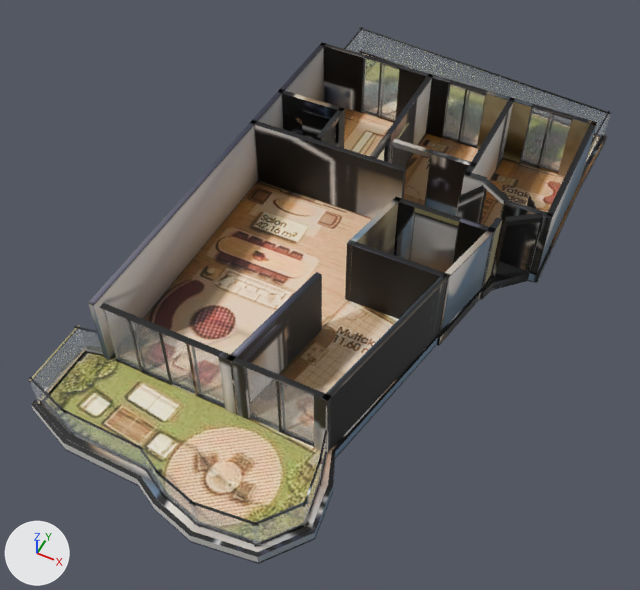
One commit to the glTF model _bake/glb/ortak-5/model.glb: the scene before it, then after it.
Both versions are drawn from a 50 mm lens placed at (7.4, -17.4, 19.2), pointed at (-0.4, -1.8, -0.3). Lighting does not change. The marker at lower left points along +X, +Y and +Z. The older version comes first. Where no turn or scale is listed for an object, it has been applied to the vertices. Vertices at exactly the same position are counted once.

Script lines for the objects in view, before the commit:
```python
mat_baked = bpy.data.materials.new('baked')
mat_baked.use_nodes = True; mat_baked.node_tree.nodes.clear()
_N = mat_baked.node_tree.nodes; _L = mat_baked.node_tree.links
n0 = _N.new('ShaderNodeBsdfPrincipled'); n0.name = 'Principled BSDF'
n1 = _N.new('ShaderNodeOutputMaterial'); n1.name = 'Material Output'
n2 = _N.new('ShaderNodeTexImage'); n2.name = 'Image Texture'
n2.image = img_model_glb
n3 = _N.new('ShaderNodeMapping'); n3.name = 'Mapping'
n3.inputs[1].default_value = (0.00118, -14.97, 0.0)  # 'Location'
n3.inputs[3].default_value = (15.46, 15.97, 1.0)  # 'Scale'
n4 = _N.new('ShaderNodeUVMap'); n4.name = 'UV Map'
n4.uv_map = 'UVMap'
_L.new(n0.outputs[0], n1.inputs[0])  # 'BSDF' to 'Surface'
_L.new(n2.outputs[0], n0.inputs[0])  # 'Color' to 'Base Color'
_L.new(n3.outputs[0], n2.inputs[0])  # 'Vector' to 'Vector'
_L.new(n4.outputs[0], n3.inputs[0])  # 'UV' to 'Vector'
me_mesh_0 = bpy.data.meshes.new('Mesh_0')
me_mesh_0.from_pydata(...)  # 3095 vertices, 5678 faces; spans x 0.0..10.6, y -20.2..0.0, z 0.0..2.6
me_mesh_0.materials.append(mat_baked)
me_mesh_10 = bpy.data.meshes.new('Mesh_10')
me_mesh_10.from_pydata(...)  # 8 vertices, 12 faces; spans x 1.46..3.9, y -19.15..-19.1, z 0.36..1.36
me_mesh_10.materials.append(mat_glass_rt)  # white #edf3f9
me_mesh_6 = bpy.data.meshes.new('Mesh_6')
me_mesh_6.from_pydata(...)  # 8 vertices, 12 faces; spans x 7.186..8.053, y -19.711..-18.625, z 0.36..1.36
me_mesh_6.materials.append(mat_glass_rt)  # white #edf3f9
ob_mesh_0 = bpy.data.objects.new('Mesh_0', me_mesh_0)
ob_mesh_0.location = (-5.34, 10.0, -0.36)
ob_mesh_10 = bpy.data.objects.new('Mesh_10', me_mesh_10)
ob_mesh_10.location = (-5.34, 10.0, -0.36)
ob_mesh_6 = bpy.data.objects.new('Mesh_6', me_mesh_6)
ob_mesh_6.location = (-5.34, 10.0, -0.36)
# also in view: 'Mesh_7' at (1.1, -9.7, 0.5); 'Mesh_14' at (-2.2, 6.4, 1.1); 'Mesh_18' at (0.9, -6.6, 1.1); 'Mesh_16' at (3.7, 6.3, 1.1); 'Mesh_15' at (0.9, 6.4, 1.1)
```
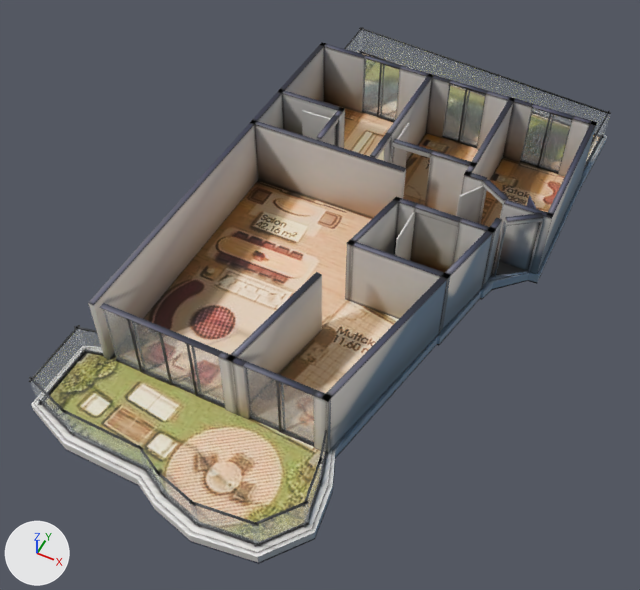
Where the change shows, as pixel boxes [x1, y1, x2, y2] in the pictures (640 x 590 px):
'Mesh_0', surface changed (lighter)
    both: [29, 43, 607, 560]
part 1 of me_mesh_0, reshaped
    before: [88, 53, 595, 458]
    after: [345, 52, 605, 301]
part 2 of me_mesh_0, surface changed
    both: [29, 43, 607, 557]

The change, as a list of edits to the scene's bpy script:
```text
Change mat_baked:
    where n3 = _N.new('ShaderNodeMapping'); n3.name = 'Mapping'
    n3.inputs[1].default_value: (0.00118, -14.97, 0.0) -> (0.00108, -14.97, 0.0)  # 'Location'
    n3.inputs[3].default_value: (15.46, 15.97, 1.0) -> (15.9, 15.97, 1.0)  # 'Scale'
Change me_mesh_0:
    used by ob_mesh_0; location = (-5.34, 10.0, -0.36)
    remove me_mesh_0.from_pydata(...)  # 3095 vertices, 5678 faces; spans x 0.0..10.6, y -20.2..0.0, z 0.0..2.6
    add me_mesh_0.from_pydata(...)  # 2412 vertices, 4312 faces; spans x 0.0..10.6, y -20.2..0.0, z 0.0..2.6
    me_mesh_0 part 1: 5 vertices moved within x 0.9..10.3, y -11.8..-3.6, z 0.0..0.4; 687 vertices removed from x 0.7..10.5, y -16.8..-3.4, z 0.0..0.4; 4 vertices added at x 8.0..10.3, y -3.8..-3.5, z 0.3..0.4
    me_mesh_0 part 2: 2016 kept faces spanning x 0.0..10.6, y -20.2..0.0, z 0.0..2.6 get new texture (UV) coordinates
```
